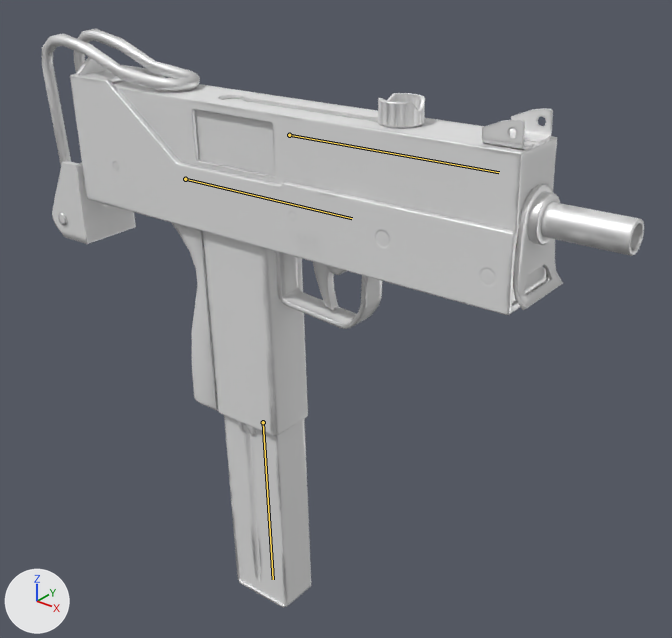
The FBX model Assets/Models/mac10/mac10_low.fbx, before and after one commit.
Camera for both pictures: a camera (50 mm lens) standing at (1.271, -1.435, 0.725) and looking at (0.055, 0.085, -0.218). Every picture has the same lights, and +X, +Y and +Z are marked at lower left. The older version comes first. Both versions are drawn at frame 4 of the action 'Gun Rig|mac10_fire'; the numbers are the values there. The bones that bend it are drawn over the model as lines.

In view in the first picture: 'Mac10'.
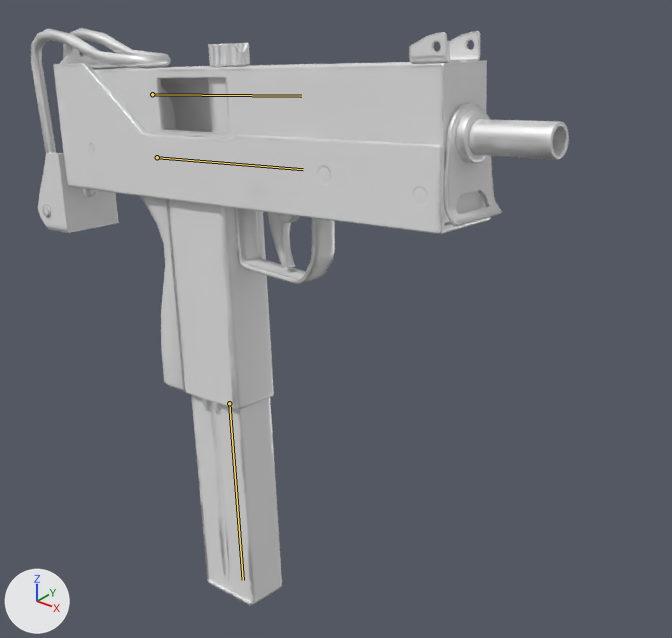
Commit message: mac10 animations fully implemented

Where the change shows, as pixel boxes (x1, y1, x2, y2) in the pictures (672 x 638 px):
'Mac10', posed (11% narrower): before (42, 29, 644, 608); after (31, 28, 569, 605)
bone 'gun_root', root to tip: before (185, 179) to (352, 218); after (157, 157) to (303, 169)
bone 'bolt', root to tip: before (289, 135) to (499, 172); after (152, 94) to (301, 96)

The change in detail:
Bone 'gun_root' (bone_gun_root) moves from (0.021, 0.0, -0.07) to (0.0, -0.12, -0.045).
Bone 'gun_root' (bone_gun_root) turns from (2, 0, 0) to (8, -5, -4) degrees about its own x, y and z.
Bone 'bolt' (bone_bolt) moves from (0.0, 0.0, 0.0) to (0.0, -0.322, 0.0).
